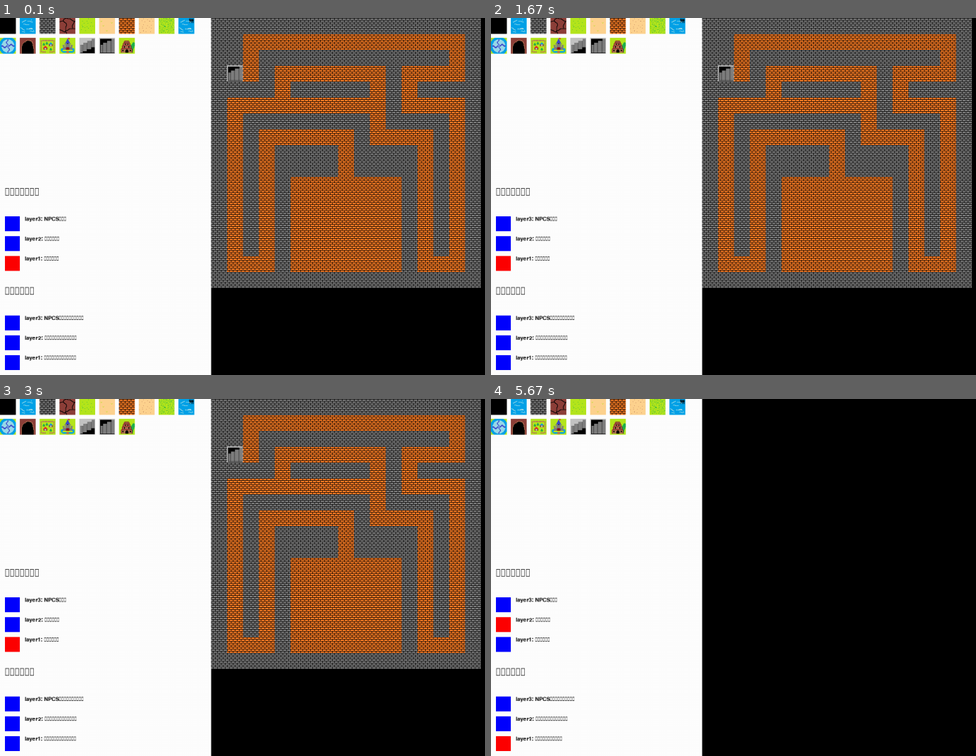
Above: before the commit, frames 1-4 (two rows, left to right).
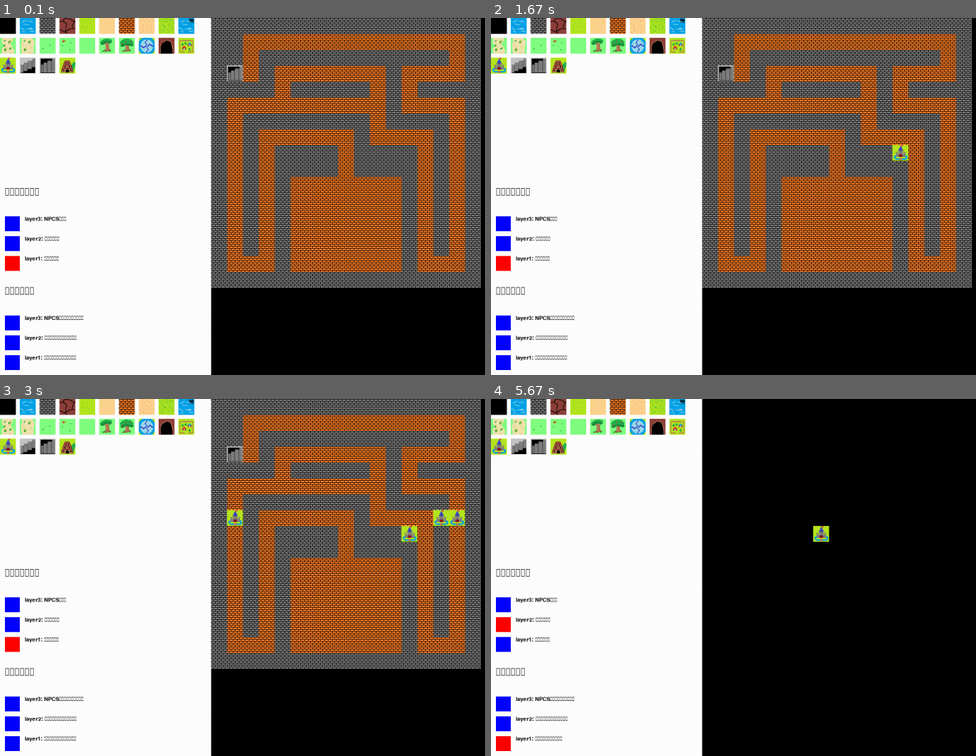
Above: after the commit, the same moments.

Repository: YahiroRyo/iot_game
Game: pygame game, started from map_editor/main.py
Same seed, same stepped clock (60 frames per second), same inputs: the game is played once before the commit and once after it.
Inputs (mouse positions are in pixels of both pictures, inside the frame that each line leads up to):
- Up to frame 1 (0.1 s): no input
- Up to frame 2 (1.67 s): press the mouse at (500, 64) at 0.37 s; move the mouse to (723, 75) at 0.47 s; release the mouse at (946, 85) at 0.6 s; press the mouse at (500, 264) at 0.7 s; move the mouse to (578, 192) at 0.8 s; release the mouse at (655, 125) at 0.93 s; press the mouse at (500, 264) at 1.03 s; move the mouse to (655, 250) at 1.13 s; release the mouse at (806, 239) at 1.27 s; click (908, 146) at 1.38 s
- Up to frame 3 (3 s): press the mouse at (417, 527) at 1.7 s; move the mouse to (431, 520) at 1.8 s; release the mouse at (451, 513) at 1.93 s; press the mouse at (9, 741) at 2.03 s; move the mouse to (77, 677) at 2.13 s; release the mouse at (140, 616) at 2.27 s; press the mouse at (9, 741) at 2.37 s; move the mouse to (92, 645) at 2.47 s; release the mouse at (174, 548) at 2.6 s; click (232, 520) at 2.72 s
- Up to frame 4 (5.67 s): press the mouse at (500, 741) at 3.03 s; move the mouse to (762, 620) at 3.13 s; release the mouse at (outside the picture) at 3.27 s; press the mouse at (500, 645) at 3.37 s; move the mouse to (680, 581) at 3.47 s; release the mouse at (854, 520) at 3.6 s; press the mouse at (500, 645) at 3.7 s; move the mouse to (757, 570) at 3.8 s; release the mouse at (outside the picture) at 3.93 s; press the mouse at (500, 645) at 4.03 s; move the mouse to (694, 634) at 4.13 s; release the mouse at (883, 627) at 4.27 s; press the mouse at (500, 645) at 4.37 s; move the mouse to (568, 552) at 4.47 s; release the mouse at (631, 459) at 4.6 s; press the mouse at (500, 623) at 4.7 s; move the mouse to (694, 584) at 4.8 s; release the mouse at (883, 545) at 4.93 s; click (815, 527) at 5.55 s

The runs differ from the first frame. In frame 1, 2.1% of the frame differs, in the area x 0-41%, y 5-16%; in frame 2, 2.3%; in frame 3, 2.7%, in the area x 0-96%, y 5-41%; in frame 4, 2.3%.

Commit message:
明るい草作成

Diff:
--- a/map_editor/block_data.py
+++ b/map_editor/block_data.py
@@ -11,6 +11,13 @@
     Block("砂", "sand", 7),
     Block("濃い草", "deep_grass", 8),
     Block("水", "water_none", 9),
+    Block("明るい草道01", "light_grass_road_01", 20),
+    Block("明るい草道02", "light_grass_road_02", 21),
+    Block("明るい草01", "light_grass_01", 22),
+    Block("明るい草02", "light_grass_02", 24),
+    Block("明るい草03", "light_grass_03", 25),
+    Block("明るい木01", "light_grass_tree_01", 26),
+    Block("明るい木02", "light_grass_tree_02", 27),
     Block("ワープ", "warp", 100),
     Block("洞窟", "cave", 101),
     Block("村", "village", 102),
--- a/maps/テスト2.json
+++ b/maps/テスト2.json
@@ -49,14 +49,14 @@
       2,
       1,
       1,
-      1,
-      1,
-      1,
-      1,
-      1,
-      1,
-      1,
-      1,
+      2,
+      25,
+      25,
+      25,
+      21,
+      25,
+      25,
+      2,
       1,
       1,
       1,
@@ -115,14 +115,14 @@
       2,
       1,
       1,
-      1,
-      1,
-      1,
-      1,
-      1,
-      1,
-      1,
-      1,
+      2,
+      25,
+      27,
+      22,
+      20,
+      22,
+      26,
+      2,
       1,
       1,
       1,
@@ -181,14 +181,14 @@
       2,
       1,
       1,
-      1,
-      1,
-      1,
-      1,
-      1,
-      1,
-      1,
-      1,
+      2,
+      25,
+      22,
+      24,
+      20,
+      25,
+      25,
+      2,
       1,
       1,
       1,
@@ -247,14 +247,14 @@
       2,
       1,
       1,
-      1,
-      1,
-      1,
-      1,
-      1,
-      1,
-      1,
-      1,
+      2,
+      26,
+      22,
+      25,
+      21,
+      25,
+      27,
+      2,
       1,
       1,
       1,
@@ -313,14 +313,14 @@
       2,
       1,
       1,
-      1,
-      1,
-      1,
-      1,
-      1,
-      1,
-      1,
-      1,
+      2,
+      22,
+      22,
+      25,
+      20,
+      25,
+      24,
+      2,
       1,
       1,
       1,
@@ -379,14 +379,14 @@
       2,
       1,
       1,
-      1,
-      1,
-      1,
-      1,
-      1,
-      1,
-      1,
-      1,
+      2,
+      25,
+      25,
+      25,
+      21,
+      25,
+      25,
+      2,
       1,
       1,
       1,
@@ -445,14 +445,14 @@
       2,
       1,
       1,
-      1,
-      1,
-      1,
-      1,
-      1,
-      1,
-      1,
-      1,
+      2,
+      2,
+      2,
+      2,
+      2,
+      2,
+      2,
+      2,
       1,
       1,
       1,
Binary file added: imgs/light_grass_01.png
Binary file added: imgs/light_grass_02.png
Binary file added: imgs/light_grass_03.png
Binary file added: imgs/light_grass_road_01.png
Binary file added: imgs/light_grass_road_02.png
Binary file added: imgs/light_grass_tree_01.png
Binary file added: imgs/light_grass_tree_02.png
